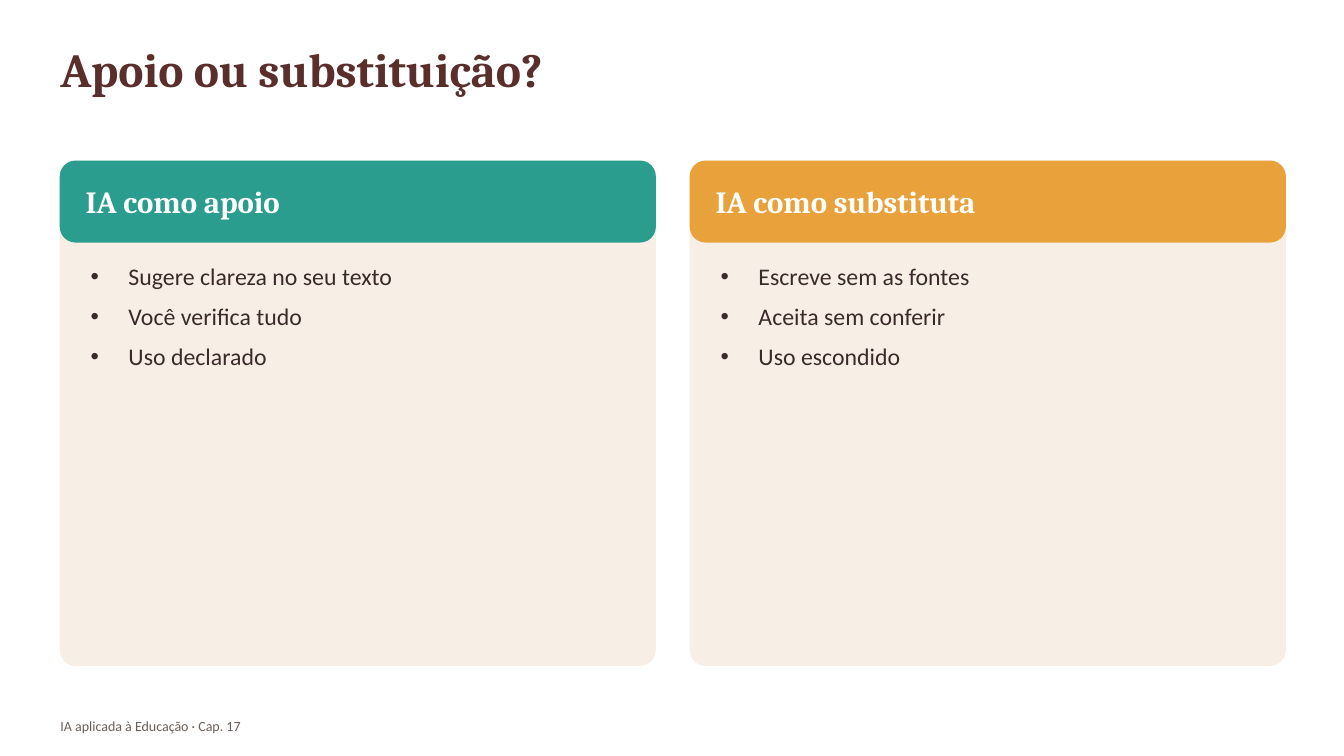
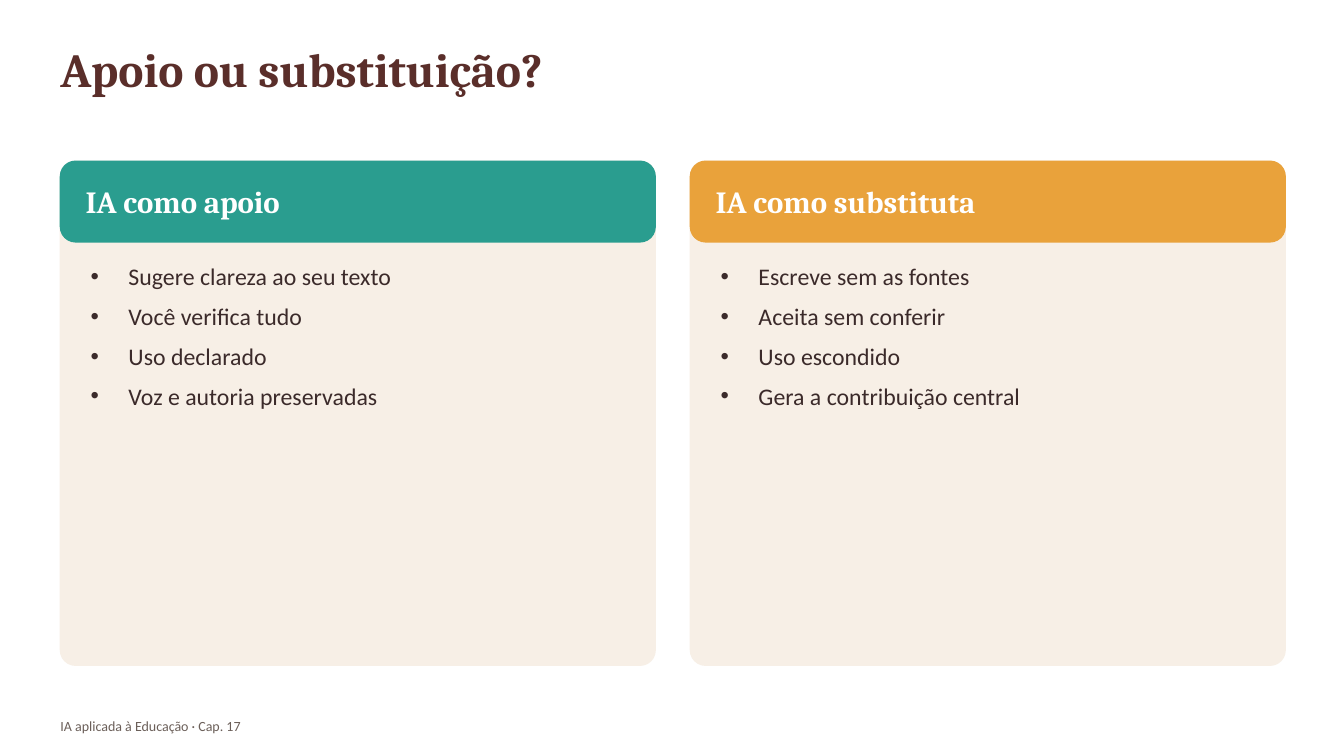
Before and after one commit to arakenmedeiros/claude, a slide deck: slide 19 of livro_ia_educacao/saida/pptx/Cap17_slides.pptx (slide 7 before the commit). Drawn at 1344x756 pixels with LibreOffice and Linux fonts; fonts in the diff are those of the drawing. Boxes give left, top, right and bottom in pixels: in the first picture for what was removed or moved away, otherwise in the second. Text is boxed around its words. In the diff, an @@ line names an element or a change of style, - is before the commit and + after.

```diff
--- a/livro_ia_educacao/saida/pptx/Cap17_slides.pptx
+++ b/livro_ia_educacao/saida/pptx/Cap17_slides.pptx
@@ text at [128, 268, 391, 289]: text changed @@
-• Sugere clareza no seu texto
+• Sugere clareza ao seu texto
@@ text at [128, 388, 377, 409]: paragraph added @@
+• Voz e autoria preservadas
@@ text at [758, 388, 1020, 409]: paragraph added @@
+• Gera a contribuição central
```
Also in this commit, not shown: 8 other slides changed, 13 slides added, 3 slides removed, 42 other files.
